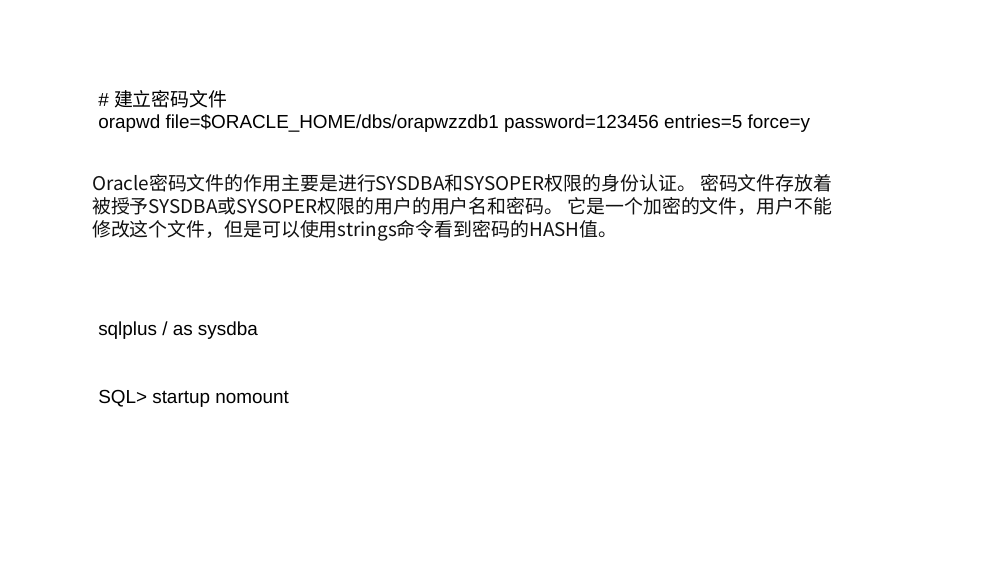
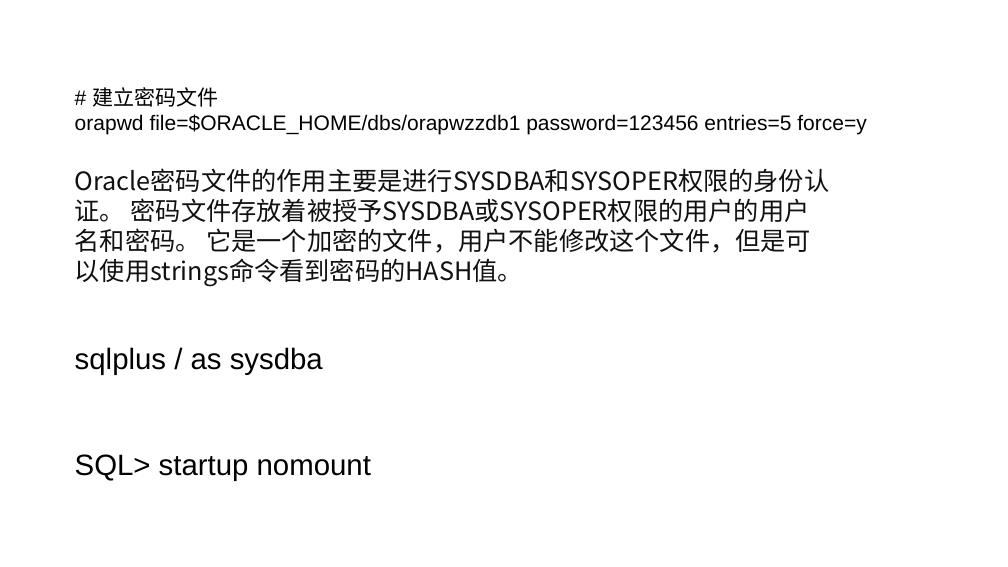
Before and after one commit to YangMengC/-Oracle-, a slide deck: slide 17 of 附加/安装数据库.pptx. Drawn at 1008x567 pixels with LibreOffice and Linux fonts; fonts in the diff are those of the drawing. Boxes give left, top, right and bottom in pixels: in the first picture for what was removed or moved away, otherwise in the second. Text is boxed around its words. In the diff, an @@ line names an element or a change of style, - is before the commit and + after.

```diff
--- a/附加/安装数据库.pptx
+++ b/附加/安装数据库.pptx
@@ text "# 建立密码文件": place and size @@
-text "# 建立密码文件" at box(98, 90, 810, 132)
+text "# 建立密码文件" at box(75, 87, 867, 134)
@@ text "# 建立密码文件" at box(75, 87, 867, 134): size 18 to 20 pt @@
@@ text "Oracle密码文件的作用主要是进行SYSDBA和SYSOPER权限的身份认证。 密码文件存放着被授予SYSDBA或SY ...": place and size @@
-text "Oracle密码文件的作用主要是进行SYSDBA和SYSOPER权限的身份认证。 密码文件存放着被授予SYSDBA或SY ..." at box(92, 174, 833, 241)
+text "Oracle密码文件的作用主要是进行SYSDBA和SYSOPER权限的身份认证。 密码文件存放着被授予SYSDBA或SY ..." at box(75, 198, 811, 287)
@@ text "Oracle密码文件的作用主要是进行SYSDBA和SYSOPER权限的身份认证。 密码文件存放着被授予SYSDBA或SY ..." at box(75, 198, 811, 287): size 18 to 24 pt @@
@@ text "sqlplus / as sysdba": place and size @@
-text "sqlplus / as sysdba" at box(98, 321, 289, 407)
+text "sqlplus / as sysdba" at box(75, 347, 371, 481)
@@ text "sqlplus / as sysdba" at box(75, 347, 371, 481): size 18 to 28 pt @@
```
Also in this commit, not shown: 5 other slides changed, 38 other files.
